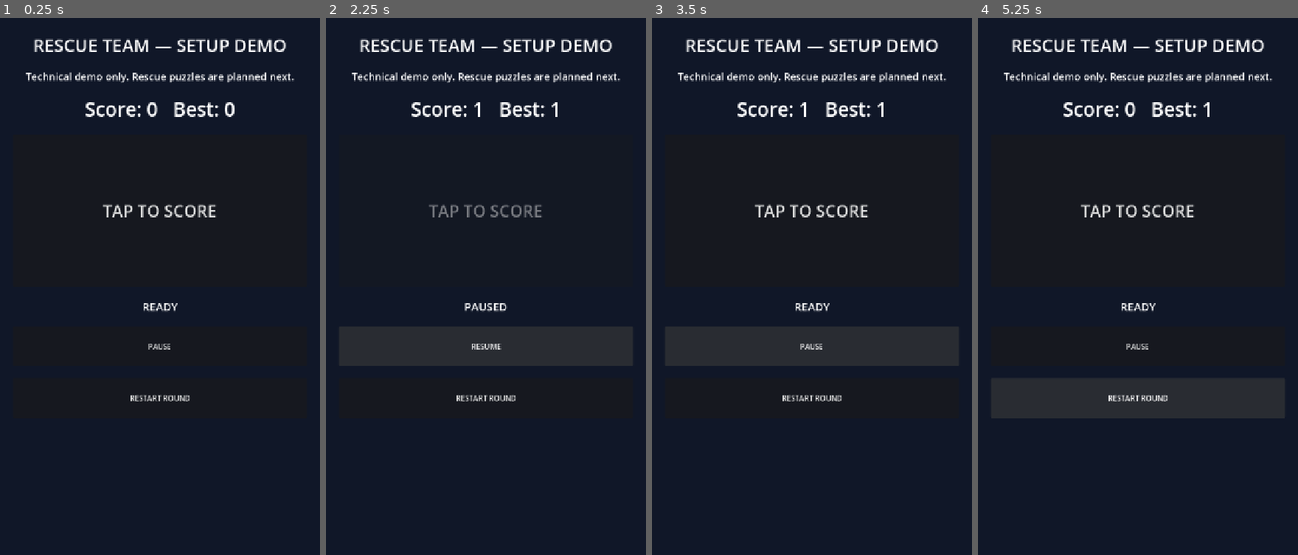
Above: before the commit, frames 1-4 (left to right).
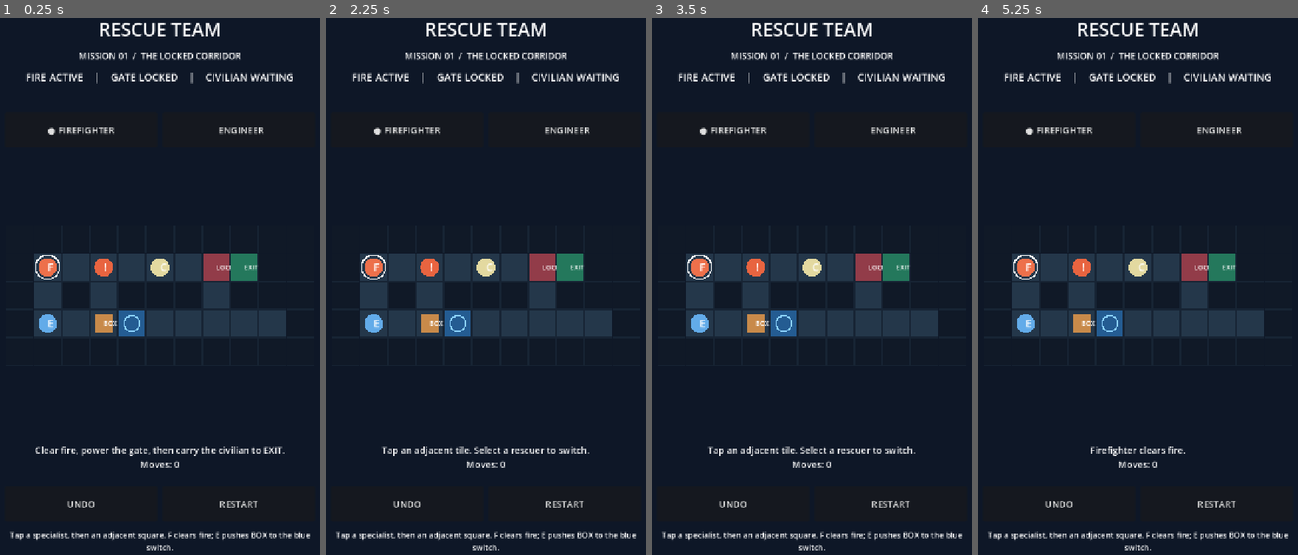
Above: after the commit, the same moments.

Repository: spider-su/rescue-team
Game: Godot game, scene res://scenes/main.tscn
Two runs of this game, one before a commit and one after it. Both use one fixed random seed, a clock stepped at 60 frames per second and the inputs below.
Inputs (mouse positions are in pixels of both pictures, inside the frame that each line leads up to):
- Up to frame 1 (0.25 s): no input
- Up to frame 2 (2.25 s): click (486, 211) at 0.5 s, where only the run before the commit has a clickable "TAP TO SCORE"; click (406, 130) at 1.25 s, where only the run after the commit has a clickable "● FIREFIGHTER"; click (486, 345) at 2 s, where only the run before the commit has a clickable "PAUSE"
- Up to frame 3 (3.5 s): click (812, 345) at 2.75 s, where only the run before the commit has a clickable "RESUME"
- Up to frame 4 (5.25 s): click (1218, 130) at 3.5 s, where only the run after the commit has a clickable "ENGINEER"; click (1058, 130) at 4.25 s, where only the run after the commit has a clickable "FIREFIGHTER"; click (1138, 399) at 5 s, where only the run before the commit has a clickable "RESTART ROUND"

The runs differ from the first frame. In frame 1, 14% of the frame differs, in the area x 2-98%, y 0-100%; in frame 2, 17%; in frame 3, 18%; in frame 4, 20%.

Commit message:
Implement first deterministic rescue puzzle with touch controls and headless tests

Diff:
--- a/scenes/main.tscn
+++ b/scenes/main.tscn
@@ -1,8 +1,8 @@
 [gd_scene load_steps=2 format=3]
 
-[ext_resource type="Script" path="res://scripts/demo_game.gd" id="1_game"]
+[ext_resource type="Script" path="res://scripts/rescue_game.gd" id="1_game"]
 
-[node name="DemoGame" type="Control"]
+[node name="RescueGame" type="Control"]
 layout_mode = 3
 anchors_preset = 15
 anchor_right = 1.0
--- /dev/null
+++ b/scripts/board_view.gd
@@ -0,0 +1,92 @@
+extends Control
+## Lightweight tile renderer without artwork or plugins; replace with original art later.
+signal cell_tapped(cell: Vector2i)
+var level: RefCounted
+
+const FLOOR = Color("#24374a")
+const WALL = Color("#101927")
+const GRID = Color("#172434")
+const TEXT = Color("#ffffff")
+
+func _ready() -> void:
+	mouse_filter = Control.MOUSE_FILTER_STOP
+	resized.connect(queue_redraw)
+
+func _metrics() -> Dictionary:
+	if level == null:
+		return {}
+	var cell_size: float = floorf(minf(size.x / float(level.width), size.y / float(level.height)))
+	if cell_size < 12.0:
+		return {}
+	var origin: Vector2 = (size - Vector2(level.width, level.height) * cell_size) / 2.0
+	return {"cell_size": cell_size, "origin": origin}
+
+func _draw() -> void:
+	var metrics: Dictionary = _metrics()
+	if metrics.is_empty():
+		return
+	var step: float = metrics["cell_size"]
+	var origin: Vector2 = metrics["origin"]
+	for y in range(level.height):
+		for x in range(level.width):
+			var cell := Vector2i(x, y)
+			var rect := Rect2(origin + Vector2(x, y) * step + Vector2.ONE, Vector2.ONE * (step - 2.0))
+			var tile: String = level.tile_at(cell)
+			var color := FLOOR
+			match tile:
+				"wall": color = WALL
+				"exit": color = Color("#24785c")
+				"switch": color = Color("#245c92")
+				"gate": color = Color("#923c49")
+				"open_gate": color = Color("#36734c")
+			draw_rect(rect, color, true)
+			draw_rect(rect, GRID, false, 1.5)
+			var center := rect.get_center()
+			if tile == "switch":
+				draw_arc(center, step * 0.28, 0.0, TAU, 28, Color("#8dd4ff"), 3.0)
+			elif tile == "gate":
+				_draw_icon(center, "LOCK", step * 0.24)
+			elif tile == "open_gate":
+				_draw_icon(center, "OPEN", step * 0.24)
+			elif tile == "exit":
+				_draw_icon(center, "EXIT", step * 0.23)
+
+	if not level.fire_cleared:
+		_draw_marker(level.fire_pos, origin, step, Color("#e86440"), "!", false)
+	_draw_marker(level.crate_pos, origin, step, Color("#c88a4a"), "BOX", true)
+	if level.carrying_role.is_empty() and not level.rescued:
+		_draw_marker(level.civilian_pos, origin, step, Color("#e3d9a0"), "C", false)
+	for role in [level.FIREFIGHTER, level.ENGINEER]:
+		var color := Color("#ed704b") if role == level.FIREFIGHTER else Color("#62abe9")
+		var symbol := "F" if role == level.FIREFIGHTER else "E"
+		_draw_marker(level.positions[role], origin, step, color, symbol, false)
+		if level.selected == role:
+			var center: Vector2 = origin + (Vector2(level.positions[role]) + Vector2(0.5, 0.5)) * step
+			draw_arc(center, step * 0.43, 0.0, TAU, 32, Color.WHITE, 3.0)
+		if level.carrying_role == role:
+			var carrier_center: Vector2 = origin + (Vector2(level.positions[role]) + Vector2(0.5, 0.5)) * step
+			draw_circle(carrier_center + Vector2(step * 0.23, -step * 0.23), step * 0.13, Color("#e3d9a0"))
+
+func _draw_marker(cell: Vector2i, origin: Vector2, step: float, color: Color, symbol: String, is_box: bool) -> void:
+	var center := origin + (Vector2(cell) + Vector2(0.5, 0.5)) * step
+	if is_box:
+		draw_rect(Rect2(center - Vector2.ONE * step * 0.32, Vector2.ONE * step * 0.64), color, true)
+	else:
+		draw_circle(center, step * 0.33, color)
+	_draw_icon(center, symbol, step * (0.22 if symbol.length() > 1 else 0.38))
+
+func _draw_icon(center: Vector2, symbol: String, font_size: float) -> void:
+	draw_string(ThemeDB.fallback_font, center + Vector2(0.0, font_size * 0.36), symbol, HORIZONTAL_ALIGNMENT_CENTER, -1.0, int(font_size), TEXT)
+
+func _gui_input(event: InputEvent) -> void:
+	# Godot emulates mouse clicks for mobile touch; handle one event type to avoid duplicates.
+	if event is InputEventMouseButton and event.button_index == MOUSE_BUTTON_LEFT and event.pressed:
+		var metrics: Dictionary = _metrics()
+		if metrics.is_empty():
+			return
+		var step: float = metrics["cell_size"]
+		var local: Vector2 = event.position - metrics["origin"]
+		var cell := Vector2i(floori(local.x / step), floori(local.y / step))
+		if cell.x >= 0 and cell.y >= 0 and cell.x < level.width and cell.y < level.height:
+			cell_tapped.emit(cell)
+			accept_event()
--- a/scripts/demo_game.gd
+++ /dev/null
@@ -1,92 +0,0 @@
-extends Control
-## Disposable tap-game example. No external artwork or backend.
-
-const GameSession = preload("res://scripts/game_session.gd")
-const SAVE_PATH = "user://rescue_team_template_demo.json"
-var session = GameSession.new()
-var score_label: Label
-var state_label: Label
-var target_button: Button
-var pause_button: Button
-
-func _ready() -> void:
-	session.load_best(SAVE_PATH)
-	_create_ui()
-	_refresh()
-
-func _create_ui() -> void:
-	var background := ColorRect.new()
-	background.color = Color("#101728")
-	background.set_anchors_and_offsets_preset(Control.PRESET_FULL_RECT)
-	background.mouse_filter = Control.MOUSE_FILTER_IGNORE
-	add_child(background)
-
-	var content := VBoxContainer.new()
-	content.set_anchors_and_offsets_preset(Control.PRESET_FULL_RECT)
-	content.offset_left = 40.0
-	content.offset_right = -40.0
-	content.offset_top = 90.0
-	content.offset_bottom = -90.0
-	content.add_theme_constant_override("separation", 26)
-	add_child(content)
-
-	var title := Label.new()
-	title.text = "RESCUE TEAM — SETUP DEMO"
-	title.horizontal_alignment = HORIZONTAL_ALIGNMENT_CENTER
-	title.add_theme_font_size_override("font_size", 38)
-	content.add_child(title)
-
-	var description := Label.new()
-	description.text = "Technical demo only. Rescue puzzles are planned next."
-	description.horizontal_alignment = HORIZONTAL_ALIGNMENT_CENTER
-	description.autowrap_mode = TextServer.AUTOWRAP_WORD_SMART
-	description.add_theme_font_size_override("font_size", 22)
-	content.add_child(description)
-
-	score_label = Label.new()
-	score_label.horizontal_alignment = HORIZONTAL_ALIGNMENT_CENTER
-	score_label.add_theme_font_size_override("font_size", 42)
-	content.add_child(score_label)
-
-	target_button = Button.new()
-	target_button.text = "TAP TO SCORE"
-	target_button.custom_minimum_size = Vector2(0, 330)
-	target_button.add_theme_font_size_override("font_size", 36)
-	target_button.pressed.connect(_on_target_pressed)
-	content.add_child(target_button)
-
-	state_label = Label.new()
-	state_label.horizontal_alignment = HORIZONTAL_ALIGNMENT_CENTER
-	state_label.add_theme_font_size_override("font_size", 24)
-	content.add_child(state_label)
-
-	pause_button = Button.new()
-	pause_button.text = "PAUSE"
-	pause_button.custom_minimum_size = Vector2(0, 86)
-	pause_button.pressed.connect(_on_pause_pressed)
-	content.add_child(pause_button)
-
-	var restart_button := Button.new()
-	restart_button.text = "RESTART ROUND"
-	restart_button.custom_minimum_size = Vector2(0, 86)
-	restart_button.pressed.connect(_on_restart_pressed)
-	content.add_child(restart_button)
-
-func _on_target_pressed() -> void:
-	if session.tap():
-		session.save_best(SAVE_PATH)
-	_refresh()
-
-func _on_pause_pressed() -> void:
-	session.toggle_pause()
-	_refresh()
-
-func _on_restart_pressed() -> void:
-	session.restart()
-	_refresh()
-
-func _refresh() -> void:
-	score_label.text = "Score: %d   Best: %d" % [session.score, session.best]
-	state_label.text = "PAUSED" if session.paused else "READY"
-	target_button.disabled = session.paused
-	pause_button.text = "RESUME" if session.paused else "PAUSE"
--- a/scripts/game_session.gd
+++ /dev/null
@@ -1,37 +0,0 @@
-extends RefCounted
-## Pure, deterministic demo session model. Replace with game-specific rules.
-
-var score: int = 0
-var best: int = 0
-var paused: bool = false
-
-func tap() -> bool:
-	if paused:
-		return false
-	score += 1
-	best = maxi(best, score)
-	return true
-
-func toggle_pause() -> void:
-	paused = not paused
-
-func restart() -> void:
-	score = 0
-	paused = false
-
-func save_best(path: String) -> bool:
-	var file := FileAccess.open(path, FileAccess.WRITE)
-	if file == null:
-		return false
-	file.store_string(JSON.stringify({"best": best}))
-	return true
-
-func load_best(path: String) -> void:
-	if not FileAccess.file_exists(path):
-		return
-	var data: Variant = JSON.parse_string(FileAccess.get_file_as_string(path))
-	if data is Dictionary:
-		var value: Variant = data.get("best")
-		# Godot JSON parsing can represent integral numbers as floats.
-		if (value is int or value is float) and value >= 0 and value == floor(value):
-			best = int(value)
--- /dev/null
+++ b/scripts/rescue_game.gd
@@ -0,0 +1,130 @@
+extends Control
+## Phase 1: one playable touch-first rescue puzzle; no network, plugins or ads.
+const RescueLevel = preload("res://scripts/rescue_level.gd")
+const BoardView = preload("res://scripts/board_view.gd")
+
+var level = RescueLevel.new()
+var board: Control
+var firefighter_button: Button
+var engineer_button: Button
+var status_label: Label
+var objective_label: Label
+
+func _ready() -> void:
+	_build_ui()
+	_refresh()
+
+func _build_ui() -> void:
+	var background := ColorRect.new()
+	background.color = Color("#0e1727")
+	background.set_anchors_and_offsets_preset(Control.PRESET_FULL_RECT)
+	background.mouse_filter = Control.MOUSE_FILTER_IGNORE
+	add_child(background)
+
+	var layout := VBoxContainer.new()
+	layout.set_anchors_and_offsets_preset(Control.PRESET_FULL_RECT)
+	layout.offset_left = 24.0
+	layout.offset_right = -24.0
+	layout.offset_top = 54.0
+	layout.offset_bottom = -64.0
+	layout.add_theme_constant_override("separation", 17)
+	add_child(layout)
+
+	var title := Label.new()
+	title.text = "RESCUE TEAM"
+	title.horizontal_alignment = HORIZONTAL_ALIGNMENT_CENTER
+	title.add_theme_font_size_override("font_size", 40)
+	layout.add_child(title)
+
+	var subtitle := Label.new()
+	subtitle.text = "MISSION 01  /  THE LOCKED CORRIDOR"
+	subtitle.horizontal_alignment = HORIZONTAL_ALIGNMENT_CENTER
+	subtitle.add_theme_font_size_override("font_size", 19)
+	layout.add_child(subtitle)
+
+	objective_label = Label.new()
+	objective_label.horizontal_alignment = HORIZONTAL_ALIGNMENT_CENTER
+	objective_label.autowrap_mode = TextServer.AUTOWRAP_WORD_SMART
+	objective_label.custom_minimum_size.y = 75
+	objective_label.add_theme_font_size_override("font_size", 22)
+	layout.add_child(objective_label)
+
+	var roles := HBoxContainer.new()
+	roles.add_theme_constant_override("separation", 12)
+	layout.add_child(roles)
+	firefighter_button = _create_button("F  FIREFIGHTER", roles)
+	firefighter_button.pressed.connect(_on_role.bind(level.FIREFIGHTER))
+	engineer_button = _create_button("E  ENGINEER", roles)
+	engineer_button.pressed.connect(_on_role.bind(level.ENGINEER))
+
+	board = BoardView.new()
+	board.level = level
+	board.size_flags_vertical = Control.SIZE_EXPAND_FILL
+	board.custom_minimum_size = Vector2(0, 370)
+	board.cell_tapped.connect(_on_cell_tapped)
+	layout.add_child(board)
+
+	status_label = Label.new()
+	status_label.horizontal_alignment = HORIZONTAL_ALIGNMENT_CENTER
+	status_label.autowrap_mode = TextServer.AUTOWRAP_WORD_SMART
+	status_label.custom_minimum_size.y = 76
+	status_label.add_theme_font_size_override("font_size", 20)
+	layout.add_child(status_label)
+
+	var commands := HBoxContainer.new()
+	commands.add_theme_constant_override("separation", 12)
+	layout.add_child(commands)
+	var undo_button := _create_button("UNDO", commands)
+	undo_button.pressed.connect(_on_undo)
+	var restart_button := _create_button("RESTART", commands)
+	restart_button.pressed.connect(_on_restart)
+
+	var hint := Label.new()
+	hint.text = "Tap a specialist, then an adjacent square. F clears fire; E pushes BOX to the blue switch."
+	hint.horizontal_alignment = HORIZONTAL_ALIGNMENT_CENTER
+	hint.autowrap_mode = TextServer.AUTOWRAP_WORD_SMART
+	hint.add_theme_font_size_override("font_size", 17)
+	layout.add_child(hint)
+
+func _create_button(label: String, container: HBoxContainer) -> Button:
+	var button := Button.new()
+	button.text = label
+	button.custom_minimum_size = Vector2(0, 76)
+	button.size_flags_horizontal = Control.SIZE_EXPAND_FILL
+	button.add_theme_font_size_override("font_size", 20)
+	container.add_child(button)
+	return button
+
+func _on_role(role: String) -> void:
+	level.select_role(role)
+	_refresh()
+
+func _on_cell_tapped(cell: Vector2i) -> void:
+	for role in [level.FIREFIGHTER, level.ENGINEER]:
+		if level.positions[role] == cell:
+			level.select_role(role)
+			_refresh()
+			return
+	level.act(cell)
+	_refresh()
+
+func _on_undo() -> void:
+	level.undo()
+	_refresh()
+
+func _on_restart() -> void:
+	level.reset()
+	_refresh()
+
+func _refresh() -> void:
+	firefighter_button.text = ("● " if level.selected == level.FIREFIGHTER else "  ") + "FIREFIGHTER"
+	engineer_button.text = ("● " if level.selected == level.ENGINEER else "  ") + "ENGINEER"
+	firefighter_button.disabled = level.rescued
+	engineer_button.disabled = level.rescued
+	objective_label.text = "FIRE %s    |    GATE %s    |    CIVILIAN %s" % [
+		"OUT" if level.fire_cleared else "ACTIVE",
+		"OPEN" if level.gate_is_open() else "LOCKED",
+		"SAFE" if level.rescued else ("CARRIED" if not level.carrying_role.is_empty() else "WAITING"),
+	]
+	status_label.text = level.message + "\nMoves: %d" % level.actions
+	board.queue_redraw()
--- /dev/null
+++ b/scripts/rescue_level.gd
@@ -0,0 +1,177 @@
+extends RefCounted
+## Deterministic one-level rescue puzzle. No Node, physics or rendering dependencies.
+## F = firefighter, E = engineer, f = fire, B = crate, s = switch,
+## G = locked gate, C = civilian, X = extraction, # = wall.
+const ROWS = [
+	"###########",
+	"#F.f.C.GX##",
+	"#.#.###.###",
+	"#E.Bs.....#",
+	"###########",
+]
+const FIREFIGHTER = "firefighter"
+const ENGINEER = "engineer"
+
+var width: int = 0
+var height: int = 0
+var walls: Dictionary = {}
+var positions: Dictionary = {}
+var fire_pos: Vector2i = Vector2i(-1, -1)
+var crate_pos: Vector2i = Vector2i(-1, -1)
+var switch_pos: Vector2i = Vector2i(-1, -1)
+var gate_pos: Vector2i = Vector2i(-1, -1)
+var civilian_pos: Vector2i = Vector2i(-1, -1)
+var exit_pos: Vector2i = Vector2i(-1, -1)
+var fire_cleared: bool = false
+var carrying_role: String = ""
+var rescued: bool = false
+var selected: String = FIREFIGHTER
+var actions: int = 0
+var message: String = ""
+var history: Array[Dictionary] = []
+
+func _init() -> void:
+	reset()
+
+func reset() -> void:
+	walls.clear()
+	positions.clear()
+	height = ROWS.size()
+	width = ROWS[0].length()
+	for y in range(height):
+		assert(ROWS[y].length() == width, "Every row must have the same width")
+		for x in range(width):
+			var cell := Vector2i(x, y)
+			match ROWS[y].substr(x, 1):
+				"#": walls[cell] = true
+				"F": positions[FIREFIGHTER] = cell
+				"E": positions[ENGINEER] = cell
+				"f": fire_pos = cell
+				"B": crate_pos = cell
+				"s": switch_pos = cell
+				"G": gate_pos = cell
+				"C": civilian_pos = cell
+				"X": exit_pos = cell
+	fire_cleared = false
+	carrying_role = ""
+	rescued = false
+	selected = FIREFIGHTER
+	actions = 0
+	message = "Clear fire, power the gate, then carry the civilian to EXIT."
+	history.clear()
+
+func gate_is_open() -> bool:
+	return crate_pos == switch_pos
+
+func select_role(role: String) -> bool:
+	if rescued or not positions.has(role):
+		return false
+	selected = role
+	message = "Firefighter clears fire." if role == FIREFIGHTER else "Engineer pushes crates."
+	return true
+
+func act(target: Vector2i) -> bool:
+	if rescued:
+		return _reject("Rescue completed. Tap RESTART to play again.")
+	var current: Vector2i = positions[selected]
+	var direction := target - current
+	if absi(direction.x) + absi(direction.y) != 1:
+		return _reject("Tap an adjacent tile. Select a rescuer to switch.")
+	if walls.has(target) or not _inside(target):
+		return _reject("A wall blocks that route.")
+
+	if target == fire_pos and not fire_cleared:
+		if selected != FIREFIGHTER:
+			return _reject("Only the firefighter can extinguish flames.")
+		_record()
+		fire_cleared = true
+		message = "Fire cleared. Walk through the corridor!"
+		return true
+
+	if target == crate_pos:
+		if selected != ENGINEER:
+			return _reject("Only the engineer can move the crate.")
+		var destination := target + direction
+		if destination == exit_pos or not _can_enter(destination):
+			return _reject("The crate cannot be pushed in that direction.")
+		_record()
+		crate_pos = destination
+		positions[selected] = target
+		actions += 1
+		message = "Gate powered!" if gate_is_open() else "Crate moved."
+		return true
+
+	if not _can_enter(target):
+		if target == gate_pos and not gate_is_open():
+			return _reject("The gate needs the crate on the blue switch.")
+		return _reject("That tile is blocked.")
+
+	_record()
+	positions[selected] = target
+	actions += 1
+	if target == civilian_pos and carrying_role.is_empty():
+		carrying_role = selected
+		message = "Civilian safe with %s. Reach EXIT!" % selected
+	elif target == exit_pos and carrying_role == selected:
+		rescued = true
+		message = "RESCUE COMPLETE! All personnel accounted for."
+	else:
+		message = "Gate unlocked. Reach EXIT!" if gate_is_open() else "Keep going."
+	return true
+
+func undo() -> bool:
+	if history.is_empty():
+		return _reject("Nothing to undo.")
+	var previous: Dictionary = history.pop_back()
+	positions = previous["positions"].duplicate()
+	crate_pos = previous["crate_pos"]
+	fire_cleared = previous["fire_cleared"]
+	carrying_role = previous["carrying_role"]
+	rescued = previous["rescued"]
+	selected = previous["selected"]
+	actions = previous["actions"]
+	message = "Last action undone."
+	return true
+
+func tile_at(cell: Vector2i) -> String:
+	if walls.has(cell):
+		return "wall"
+	if cell == gate_pos:
+		return "open_gate" if gate_is_open() else "gate"
+	if cell == switch_pos:
+		return "switch"
+	if cell == exit_pos:
+		return "exit"
+	return "floor"
+
+func _inside(cell: Vector2i) -> bool:
+	return cell.x >= 0 and cell.y >= 0 and cell.x < width and cell.y < height
+
+func _can_enter(cell: Vector2i) -> bool:
+	if not _inside(cell) or walls.has(cell):
+		return false
+	if cell == crate_pos or (cell == fire_pos and not fire_cleared):
+		return false
+	if cell == gate_pos and not gate_is_open():
+		return false
+	if cell == civilian_pos and carrying_role.is_empty():
+		return true
+	for role in positions:
+		if positions[role] == cell:
+			return false
+	return true
+
+func _record() -> void:
+	history.append({
+		"positions": positions.duplicate(),
+		"crate_pos": crate_pos,
+		"fire_cleared": fire_cleared,
+		"carrying_role": carrying_role,
+		"rescued": rescued,
+		"selected": selected,
+		"actions": actions,
+	})
+
+func _reject(reason: String) -> bool:
+	message = reason
+	return false
--- a/tests/test_game_session.gd
+++ /dev/null
@@ -1,36 +0,0 @@
-extends SceneTree
-## Godot built-in headless test runner; no external GUT dependency.
-const GameSession = preload("res://scripts/game_session.gd")
-
-func _initialize() -> void:
-	var session = GameSession.new()
-	if not session.tap() or session.score != 1 or session.best != 1:
-		_fail("First tap must increment score and best.")
-		return
-	session.toggle_pause()
-	if session.tap() or session.score != 1:
-		_fail("Paused tap must not score.")
-		return
-	session.toggle_pause()
-	session.tap()
-	session.restart()
-	if session.score != 0 or session.best != 2 or session.paused:
-		_fail("Restart must preserve the best score.")
-		return
-
-	var save_path := "user://game_session_test.json"
-	if not session.save_best(save_path):
-		_fail("Could not write temporary test save.")
-		return
-	var loaded = GameSession.new()
-	loaded.load_best(save_path)
-	DirAccess.remove_absolute(ProjectSettings.globalize_path(save_path))
-	if loaded.best != 2:
-		_fail("Best score must survive save/load.")
-		return
-	print("PASS: GameSession score, pause, restart and persistence")
-	quit(0)
-
-func _fail(reason: String) -> void:
-	push_error(reason)
-	quit(1)
--- /dev/null
+++ b/tests/test_rescue_level.gd
@@ -0,0 +1,86 @@
+extends SceneTree
+## Pure headless rule verification for the first rescue level.
+const RescueLevel = preload("res://scripts/rescue_level.gd")
+
+func _initialize() -> void:
+	var level = RescueLevel.new()
+	if not _check(level.width == 11 and level.height == 5, "Board dimensions"):
+		return
+	if not _check(not level.gate_is_open() and not level.fire_cleared and not level.rescued, "Initial hazards"):
+		return
+	if not _check(level.positions[level.FIREFIGHTER] == Vector2i(1, 1), "Firefighter spawn"):
+		return
+
+	# Wrong role, wall, diagonal moves, occupancy and locked gate are rejected.
+	if not _check(not level.act(Vector2i(3, 1)) and level.actions == 0, "Nonadjacent move rejected"):
+		return
+	if not _check(not level.act(Vector2i(1, 0)), "Wall blocked"):
+		return
+	if not _check(level.select_role(level.ENGINEER), "Engineer selected"):
+		return
+	if not _check(level.act(Vector2i(2, 3)), "Engineer approaches crate"):
+		return
+	if not _check(level.act(Vector2i(3, 3)), "Engineer pushes crate"):
+		return
+	if not _check(level.crate_pos == level.switch_pos and level.gate_is_open(), "Switch opens gate"):
+		return
+	if not _check(level.undo() and not level.gate_is_open() and level.crate_pos == Vector2i(3, 3), "Undo restores crate and gate"):
+		return
+	if not _check(level.act(Vector2i(3, 3)) and level.gate_is_open(), "Crate can be repositioned"):
+		return
+
+	if not _check(level.select_role(level.FIREFIGHTER), "Firefighter selected"):
+		return
+	if not _check(level.act(Vector2i(2, 1)), "Firefighter approaches fire"):
+		return
+	if not _check(level.act(Vector2i(3, 1)) and level.fire_cleared, "Fire extinguished"):
+		return
+	if not _check(level.undo() and not level.fire_cleared, "Undo restores fire"):
+		return
+	if not _check(level.act(Vector2i(3, 1)) and level.fire_cleared, "Fire can be cleared again"):
+		return
+	if not _check(level.act(Vector2i(3, 1)), "Enter cleared tile"):
+		return
+	if not _check(level.act(Vector2i(4, 1)), "Walk toward civilian"):
+		return
+	if not _check(level.act(Vector2i(5, 1)) and level.carrying_role == level.FIREFIGHTER, "Pick up civilian"):
+		return
+	if not _check(level.act(Vector2i(6, 1)), "Carry toward gate"):
+		return
+	if not _check(level.act(Vector2i(7, 1)) and level.gate_is_open(), "Pass open gate"):
+		return
+	if not _check(level.act(Vector2i(8, 1)) and level.rescued, "Civilian rescued at exit"):
+		return
+	if not _check(not level.act(Vector2i(7, 1)), "No moves after victory"):
+		return
+	if not _check(level.undo() and not level.rescued and level.carrying_role == level.FIREFIGHTER, "Undo victory"):
+		return
+	level.reset()
+	if not _check(level.actions == 0 and level.history.is_empty() and not level.gate_is_open() and not level.rescued, "Restart restores initial puzzle"):
+		return
+
+	# Engineer cannot clear fire; firefighter cannot push crates; occupants block movement.
+	if not _check(level.select_role(level.ENGINEER), "Select engineer for invalid-action checks"):
+		return
+	if not _check(not level.act(Vector2i(1, 1)), "Other rescuer blocks tile"):
+		return
+	if not _check(level.act(Vector2i(2, 3)), "Walk to crate again"):
+		return
+	if not _check(level.select_role(level.FIREFIGHTER), "Switch to firefighter"):
+		return
+	if not _check(level.act(Vector2i(2, 1)), "Approach fire again"):
+		return
+	if not _check(level.act(Vector2i(3, 1)) and level.fire_cleared, "Extinguish action is allowed"):
+		return
+	if not _check(level.undo() and not level.fire_cleared, "Undo fire action"):
+		return
+
+	print("PASS: first Rescue Team puzzle, rules, undo and full winning path")
+	quit(0)
+
+func _check(condition: bool, description: String) -> bool:
+	if condition:
+		return true
+	push_error("FAIL: " + description)
+	quit(1)
+	return false
Not shown, changed: .github/workflows/godot-ci.yml
Not shown, changed: AGENTS.md
Not shown, changed: docs/android-release.md
Not shown, changed: docs/architecture.md
Not shown, changed: docs/game-design.md
Not shown, changed: docs/roadmap.md
